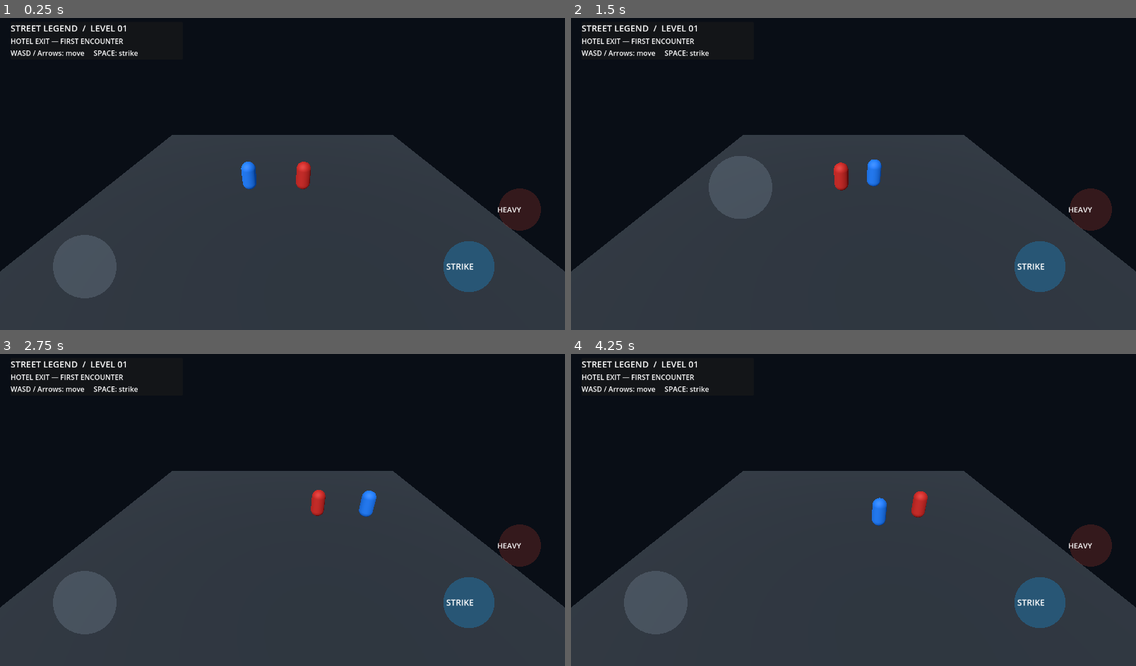
Above: before the commit, frames 1-4 (two rows, left to right).
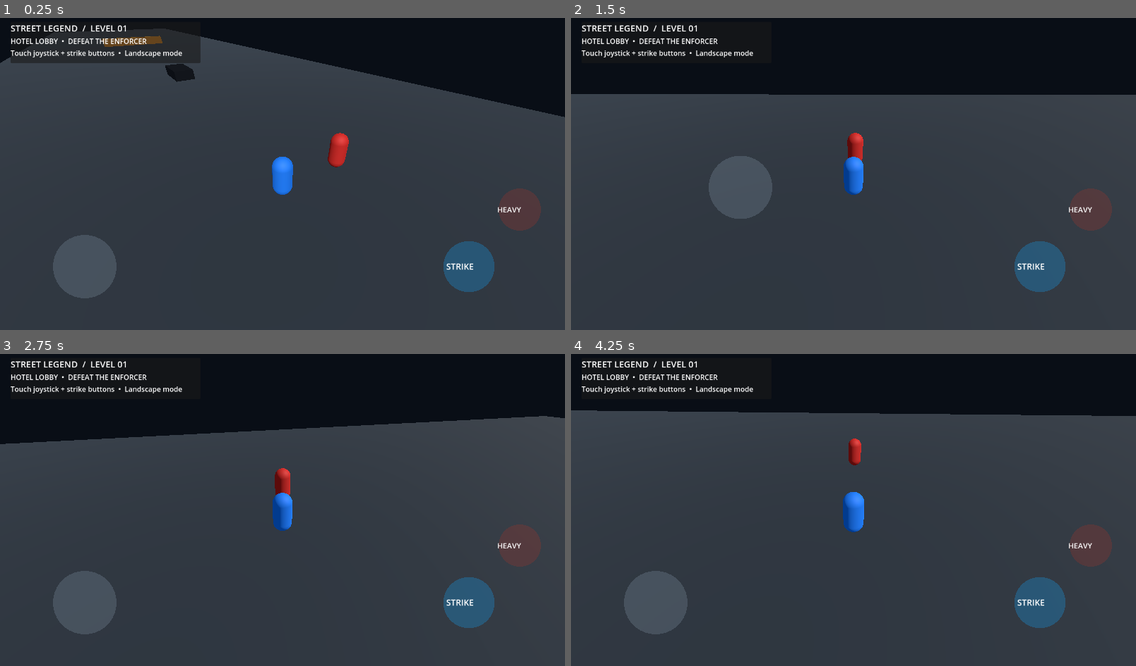
Above: after the commit, the same moments.

Repository: bensonwanimo92-coder/CHENJENI-FRIENDS
Game: Godot game, scene res://scenes/main.tscn
Same seed, same stepped clock (60 frames per second), same inputs: the game is played once before the commit and once after it.
Inputs (mouse positions are in pixels of both pictures, inside the frame that each line leads up to):
- Up to frame 1 (0.25 s): no input
- Up to frame 2 (1.5 s): move the mouse to (977, 155) at 0.52 s; hold D (move_right) 0.53-1.25 s; tap Space (attack) at 0.6 s; click (977, 155) at 0.67 s; drag from (740, 186) to (825, 236) at 1.27 s
- Up to frame 3 (2.75 s): move the mouse to (339, 438) at 2.02 s; hold D (move_right) from 2.03 s (still down); tap Space (attack) at 2.1 s
- Up to frame 4 (4.25 s): release D (move_right) at 2.75 s; drag from (825, 572) to (684, 460) at 2.77 s; move the mouse to (1023, 553) at 3.52 s; hold A (move_left) from 3.53 s (still down); tap Space (attack) at 3.6 s

The runs differ from the first frame. In frame 1, 36% of the frame differs, in the area x 0-100%, y 4-82%; in frame 2, 28%; in frame 3, 28%; in frame 4, 33%.

Commit message:
Wire hotel fight, vehicle pursuit and roadblock combat into the Level 1 scene

Diff:
--- a/StreetLegendGodot/scripts/main.gd
+++ b/StreetLegendGodot/scripts/main.gd
@@ -1,23 +1,67 @@
 extends Node3D
+
 const FighterScript = preload("res://scripts/fighter.gd")
 const EnemyScript = preload("res://scripts/enemy_ai.gd")
 const MobileControlsScript = preload("res://scripts/mobile_controls.gd")
+const VehicleScript = preload("res://scripts/vehicle_controller.gd")
+const ChaseScript = preload("res://scripts/chase_target.gd")
+const CameraScript = preload("res://scripts/third_person_camera.gd")
+const MissionScript = preload("res://scripts/mission_flow.gd")
+
 var player: CharacterBody3D
-var enemy: CharacterBody3D
+var hotel_enemy: CharacterBody3D
+var roadblock_enemy: CharacterBody3D
+var vehicle: CharacterBody3D
+var chase_target: Node3D
+var roadblock_marker: Node3D
+var mission: Node
+var controls: Control
+var camera_rig: Camera3D
 var status_label: Label
+
 func _ready() -> void:
 	_build_world()
 	_build_hud()
 	player = _spawn_fighter("WANIMO", Vector3(-2.0, 0.0, 0.0), Color(0.08, 0.42, 0.82), true)
-	enemy = _spawn_fighter("ROADBLOCK ENFORCER", Vector3(2.0, 0.0, 0.0), Color(0.72, 0.12, 0.10), false)
-	enemy.set("target", player)
-	player.connect("health_changed", Callable(self, "_on_player_health_changed"))
-	player.set("opponent", enemy)
-	var controls := Control.new()
+	hotel_enemy = _spawn_fighter("HOTEL ENFORCER", Vector3(2.0, 0.0, 0.0), Color(0.72, 0.12, 0.10), false)
+	hotel_enemy.set("target", player)
+	player.set("opponent", hotel_enemy)
+	roadblock_enemy = _spawn_fighter("ROADBLOCK ENFORCER", Vector3(2.0, 0.0, -60.0), Color(0.68, 0.16, 0.12), false)
+	roadblock_enemy.visible = false
+	vehicle = _spawn_vehicle()
+	chase_target = _spawn_chase_target()
+	roadblock_marker = Node3D.new()
+	roadblock_marker.position = Vector3(0.0, 0.0, -56.0)
+	add_child(roadblock_marker)
+	mission = Node.new()
+	mission.set_script(MissionScript)
+	add_child(mission)
+	mission.set("player", player)
+	mission.set("hotel_enemy", hotel_enemy)
+	mission.set("vehicle", vehicle)
+	mission.set("roadblock_enemy", roadblock_enemy)
+	mission.set("safe_exit_point", _make_marker(Vector3(-2.0, 0.0, -58.0), "WanimoDismountPoint"))
+	mission.set("roadblock_point", _make_marker(Vector3(2.0, 0.0, -60.0), "RoadblockFighterPoint"))
+	mission.set("chase_target", chase_target)
+	hotel_enemy.knocked_out.connect(mission.notify_hotel_enemy_defeated)
+	roadblock_enemy.knocked_out.connect(mission.notify_roadblock_enemy_defeated)
+	player.knocked_out.connect(mission.notify_player_defeated)
+	mission.phase_changed.connect(_on_mission_phase_changed)
+	mission.mission_finished.connect(_on_mission_finished)
+	controls = Control.new()
 	controls.set_script(MobileControlsScript)
 	controls.set("fighter", player)
+	controls.set("vehicle", vehicle)
 	add_child(controls)
-	_update_status("HOTEL EXIT — FIRST ENCOUNTER")
+	controls.call("set_driving_mode", false)
+	camera_rig.set("target", player)
+	_update_status("HOTEL LOBBY  •  DEFEAT THE ENFORCER")
+
+func _process(_delta: float) -> void:
+	if mission != null and mission.get("phase") == 1 and is_instance_valid(vehicle):
+		if vehicle.global_position.distance_to(roadblock_marker.global_position) <= 4.5:
+			mission.reach_roadblock()
+
 func _build_world() -> void:
 	var environment := WorldEnvironment.new()
 	var env := Environment.new()
@@ -29,10 +73,10 @@
 	environment.environment = env
 	add_child(environment)
 	var floor_body := StaticBody3D.new()
-	floor_body.name = "ArenaFloor"
+	floor_body.name = "LevelFloor"
 	var floor_mesh := MeshInstance3D.new()
 	var plane := PlaneMesh.new()
-	plane.size = Vector2(22, 18)
+	plane.size = Vector2(40.0, 180.0)
 	floor_mesh.mesh = plane
 	var floor_material := StandardMaterial3D.new()
 	floor_material.albedo_color = Color(0.12, 0.15, 0.18)
@@ -41,21 +85,34 @@
 	floor_body.add_child(floor_mesh)
 	var floor_collision := CollisionShape3D.new()
 	var floor_shape := BoxShape3D.new()
-	floor_shape.size = Vector3(22, 0.2, 18)
+	floor_shape.size = Vector3(40.0, 0.2, 180.0)
 	floor_collision.shape = floor_shape
-	floor_collision.position.y = -0.1
+	floor_collision.position = Vector3(0.0, -0.1, -35.0)
+	floor_body.position.z = -35.0
 	floor_body.add_child(floor_collision)
 	add_child(floor_body)
 	var sun := DirectionalLight3D.new()
-	sun.rotation_degrees = Vector3(-48, -28, 0)
+	sun.rotation_degrees = Vector3(-48.0, -28.0, 0.0)
 	sun.light_energy = 1.35
 	add_child(sun)
-	var camera := Camera3D.new()
-	camera.name = "CombatCamera"
-	camera.position = Vector3(0, 7.5, 10.5)
-	camera.rotation_degrees = Vector3(-31, 0, 0)
-	camera.current = true
-	add_child(camera)
+	camera_rig = Camera3D.new()
+	camera_rig.name = "ThirdPersonCamera"
+	camera_rig.set_script(CameraScript)
+	camera_rig.position = Vector3(0.0, 7.5, 10.5)
+	camera_rig.current = true
+	add_child(camera_rig)
+	# A visible roadblock marks the end of the chase; the player must dismount and fight.
+	var barrier := MeshInstance3D.new()
+	barrier.name = "RoadblockBarrier"
+	var barrier_mesh := BoxMesh.new()
+	barrier_mesh.size = Vector3(12.0, 1.5, 0.8)
+	barrier.mesh = barrier_mesh
+	barrier.position = Vector3(0.0, 0.8, -62.0)
+	var barrier_mat := StandardMaterial3D.new()
+	barrier_mat.albedo_color = Color(0.82, 0.48, 0.08)
+	barrier.material_override = barrier_mat
+	add_child(barrier)
+
 func _spawn_fighter(label: String, spawn: Vector3, tint: Color, is_player: bool) -> CharacterBody3D:
 	var body := CharacterBody3D.new()
 	body.name = label.replace(" ", "")
@@ -85,11 +142,69 @@
 	body.add_child(collision)
 	add_child(body)
 	return body
+
+func _spawn_vehicle() -> CharacterBody3D:
+	var car := CharacterBody3D.new()
+	car.name = "WanimoCar"
+	car.set_script(VehicleScript)
+	car.position = Vector3(0.0, 0.0, -1.0)
+	var mesh := MeshInstance3D.new()
+	var box := BoxMesh.new()
+	box.size = Vector3(1.9, 0.85, 3.7)
+	mesh.mesh = box
+	mesh.position.y = 0.65
+	var material := StandardMaterial3D.new()
+	material.albedo_color = Color(0.06, 0.12, 0.18)
+	material.metallic = 0.65
+	material.roughness = 0.3
+	mesh.material_override = material
+	car.add_child(mesh)
+	var collision := CollisionShape3D.new()
+	var shape := BoxShape3D.new()
+	shape.size = Vector3(1.9, 0.85, 3.7)
+	collision.shape = shape
+	collision.position.y = 0.65
+	car.add_child(collision)
+	add_child(car)
+	car.visible = false
+	return car
+
+func _spawn_chase_target() -> Node3D:
+	var rover := Node3D.new()
+	rover.name = "EscapingRangeRover"
+	rover.set_script(ChaseScript)
+	rover.position = Vector3(0.0, 0.0, -23.0)
+	var mesh := MeshInstance3D.new()
+	var box := BoxMesh.new()
+	box.size = Vector3(2.0, 1.0, 4.2)
+	mesh.mesh = box
+	mesh.position.y = 0.7
+	var material := StandardMaterial3D.new()
+	material.albedo_color = Color(0.12, 0.13, 0.15)
+	material.metallic = 0.55
+	material.roughness = 0.28
+	mesh.material_override = material
+	rover.add_child(mesh)
+	var waypoint := Node3D.new()
+	waypoint.position = Vector3(0.0, 0.0, -110.0)
+	add_child(waypoint)
+	rover.set("route", [waypoint])
+	rover.set("player_vehicle", vehicle)
+	add_child(rover)
+	return rover
+
+func _make_marker(position: Vector3, marker_name: String) -> Node3D:
+	var marker := Node3D.new()
+	marker.name = marker_name
+	marker.position = position
+	add_child(marker)
+	return marker
+
 func _build_hud() -> void:
 	var layer := CanvasLayer.new()
 	var panel := PanelContainer.new()
-	panel.position = Vector2(24, 20)
-	panel.custom_minimum_size = Vector2(390, 86)
+	panel.position = Vector2(24.0, 20.0)
+	panel.custom_minimum_size = Vector2(430.0, 94.0)
 	layer.add_child(panel)
 	var column := VBoxContainer.new()
 	panel.add_child(column)
@@ -101,11 +216,28 @@
 	status_label.text = "Preparing encounter..."
 	column.add_child(status_label)
 	var help := Label.new()
-	help.text = "WASD / Arrows: move     SPACE: strike"
+	help.text = "Touch joystick + strike buttons  •  Landscape mode"
 	column.add_child(help)
 	add_child(layer)
+
+func _on_mission_phase_changed(new_phase: StringName) -> void:
+	if new_phase == &"driving_pursuit":
+		controls.call("set_driving_mode", true)
+		camera_rig.set("target", vehicle)
+		_update_status("PURSUIT  •  THE RANGE ROVER IS PULLING AWAY")
+	elif new_phase == &"roadblock_combat":
+		controls.call("set_driving_mode", false)
+		camera_rig.set("target", player)
+		_update_status("ROADBLOCK  •  GET OUT AND FIGHT")
+	elif new_phase == &"dismounting":
+		_update_status("ROADBLOCK AHEAD  •  VEHICLE STOPPING")
+
+func _on_mission_finished(victory: bool) -> void:
+	_update_status("LEVEL 01 COMPLETE  •  ROADBLOCK CLEARED" if victory else "WANIMO DOWN  •  RETRY REQUIRED")
+
 func _on_player_health_changed(value: float) -> void:
 	_update_status("WANIMO  •  HEALTH %d%%" % roundi(value))
+
 func _update_status(message: String) -> void:
 	if is_instance_valid(status_label):
 		status_label.text = message
